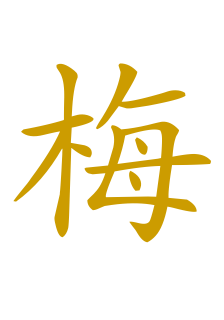
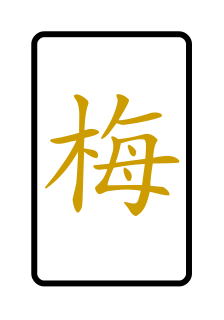
Revision of a layered (224, 320) image; what changed, layer by layer:
added layer "Clipboard" above "梅" over [31, 31, 192, 287]
painted on "梅" over [13, 63, 211, 243]
